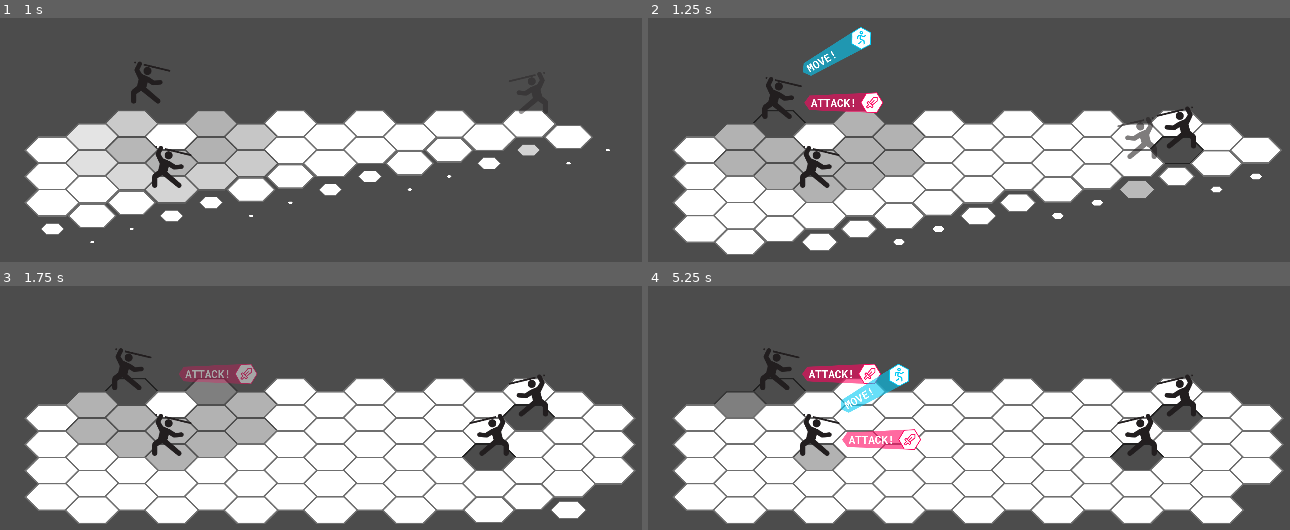
Above: before the commit, frames 1-4 (two rows, left to right).
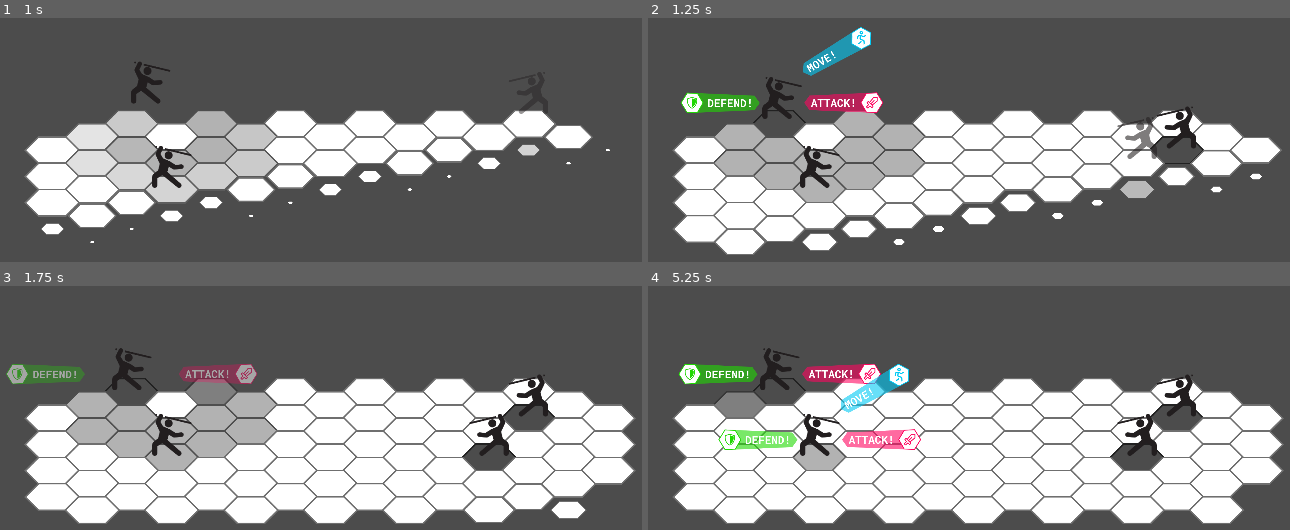
Above: after the commit, the same moments.

Repository: eduregis/hexachronos
Game: Godot game, scene res://View/Scenes/Scene1.tscn
The game is run twice, just before and just after one commit, with the same random seed, the same clock (stepped at 60 frames per second) and the same inputs.
Inputs (mouse positions are in pixels of both pictures, inside the frame that each line leads up to):
- Up to frame 1 (1 s): tap Enter (ui_accept) at 0.5, 0.77 s; move the mouse to (134, 122) at 0.52 s; hold Right (ui_right) from 0.53 s (still down); click (134, 122) at 0.67 s
- Up to frame 2 (1.25 s): keep holding Right (ui_right)
- Up to frame 3 (1.75 s): move the mouse to (211, 390) at 1.27 s; release Right (ui_right) at 1.28 s; click (211, 390) at 1.42 s; tap Enter (ui_accept) at 1.52 s
- Up to frame 4 (5.25 s): move the mouse to (936, 390) at 2.02 s; hold Right (ui_right) 2.03-3.53 s; click (936, 390) at 2.17 s; tap Enter (ui_accept) at 2.75, 3.02, 3.5, 3.77, 4.25, 4.52, 5 s; move the mouse to (1020, 390) at 2.77 s; click (1020, 390) at 2.92 s; move the mouse to (1097, 390) at 3.52 s; click (1097, 390) at 3.67 s; move the mouse to (1174, 390) at 4.27 s; click (1174, 390) at 4.42 s; move the mouse to (737, 405) at 5.02 s; click (737, 405) at 5.17 s

Frame 1 is identical in both runs. In frame 2, 0.8% of the frame differs, in the area x 5-18%, y 30-39%; in frame 3, 0.8%; in frame 4, 1.5%, in the area x 4-24%, y 31-68%.

Commit message:
defend mode

Diff:
--- a/Controller/Components/BasicCharacter.gd
+++ b/Controller/Components/BasicCharacter.gd
@@ -4,6 +4,8 @@
 var move_btn_clicked = preload("res://Assets/MenuButtons/move_btn_clicked.png")
 var attack_btn = preload("res://Assets/MenuButtons/attack_btn.png")
 var attack_btn_clicked = preload("res://Assets/MenuButtons/attack_btn_clicked.png")
+var defend_btn = preload("res://Assets/MenuButtons/defend_btn.png")
+var defend_btn_clicked = preload("res://Assets/MenuButtons/defend_btn_clicked.png")
 
 # control variables
 export var index = Vector2.ZERO
@@ -33,23 +35,27 @@
 signal char_attack_to
 signal move
 signal attack
+signal defend
 signal defeated
 signal pass_stage
 
 var damage_text_position
 var move_btn_position
 var attack_btn_position
+var defend_btn_position
 
 func _ready():
 	set_stats()
 	$RichTextLabel.modulate = Color(1,1,1,0)
 	$Sprite.modulate = Color(1,1,1,0)
+	$Menu.visible = false
 	scale = Vector2(0.7, 0.7)
 	if team == "foe":
 		$Sprite.flip_h = true
 	damage_text_position = $RichTextLabel.rect_position
 	move_btn_position = $Menu/MoveButton.position
 	attack_btn_position = $Menu/AttackButton.position
+	defend_btn_position = $Menu/DefendButton.position
 	var tween = get_node("Tween")
 	yield(get_tree().create_timer((index.x + index.y) * 0.1), "timeout")
 	tween.interpolate_property(
@@ -88,11 +94,15 @@
 	print("evasion: ", evasion)
 	print("")
 
+func remove_buffs():
+	defense = int(vitality + (agility/2))
+
 func show_menu(move_button):
 	if team == "ally":
 		$Menu.visible = true
 		$Menu/MoveButton.modulate = Color(1, 1, 1, 0)
 		$Menu/AttackButton.visible = true
+		$Menu/DefendButton.visible = true
 
 		var tween = get_node("Tween")
 		if move_button:
@@ -121,6 +131,16 @@
 			$Menu/AttackButton, "position:x", xAttackPosition + 112 , xAttackPosition, 0.1,
 			Tween.TRANS_LINEAR, Tween.EASE_IN
 		)
+		tween.interpolate_property(
+			$Menu/DefendButton, "modulate", Color(1, 1, 1, 0) , Color(1, 1, 1, 1), 0.1,
+			Tween.TRANS_LINEAR, Tween.TRANS_LINEAR
+		)
+		$Menu/DefendButton.modulate = Color(1, 1, 1, 0)
+		var xDefendPosition = $Menu/DefendButton.position.x
+		tween.interpolate_property(
+			$Menu/DefendButton, "position:x", xDefendPosition - 112 , xDefendPosition, 0.1,
+			Tween.TRANS_LINEAR, Tween.EASE_IN
+		)
 		tween.start()
 	else:
 		emit_signal("pass_stage")
@@ -130,6 +150,7 @@
 	var yMovePosition = $Menu/MoveButton.position.y
 	var xMovePosition = $Menu/MoveButton.position.x
 	var attackPosition = $Menu/AttackButton.position
+	var defendPosition = $Menu/DefendButton.position
 	if $Menu/MoveButton.modulate == Color(1, 1, 1, 1):
 		$MenuTween.interpolate_property(
 			$Menu/MoveButton, "modulate", Color(1, 1, 1, 1) , Color(1, 1, 1, 0), 0.1,
@@ -149,6 +170,14 @@
 	)
 	$MenuTween.interpolate_property(
 		$Menu/AttackButton, "position:x", attackPosition.x, attackPosition.x + 112, 0.1,
+		Tween.TRANS_LINEAR, Tween.EASE_IN
+	)
+	$MenuTween.interpolate_property(
+		$Menu/DefendButton, "modulate", Color(1, 1, 1, 1) , Color(1, 1, 1, 0), 0.1,
+		Tween.TRANS_LINEAR, Tween.TRANS_LINEAR
+	)
+	$MenuTween.interpolate_property(
+		$Menu/DefendButton, "position:x", defendPosition.x, defendPosition.x - 112, 0.1,
 		Tween.TRANS_LINEAR, Tween.EASE_IN
 	)
 	$MenuTween.start()
@@ -213,11 +242,14 @@
 func _on_MenuTween_tween_all_completed():
 	$Menu/MoveButton.position = move_btn_position
 	$Menu/AttackButton.position = attack_btn_position
+	$Menu/DefendButton.position = defend_btn_position
 	$Menu.visible = false
 	$Menu/MoveButton.visible = false
 	$Menu/MoveButton/Sprite.texture = move_btn
 	$Menu/AttackButton.visible = false
 	$Menu/AttackButton/Sprite.texture = attack_btn
+	$Menu/DefendButton.visible = false
+	$Menu/DefendButton/Sprite.texture = defend_btn
 
 func _on_MoveButtonHitBox_input_event(viewport, event, shape_idx):
 	if  event is InputEventMouseButton and event.pressed and event.button_index == BUTTON_LEFT:
@@ -242,3 +274,16 @@
 
 func _on_AttackButtonHitBox_mouse_exited():
 	$Menu/AttackButton/Sprite.scale = Vector2(0.63, 0.63)
+
+func _on_DefendButtonHitBox_input_event(viewport, event, shape_idx):
+	if  event is InputEventMouseButton and event.pressed and event.button_index == BUTTON_LEFT:
+		$Menu/DefendButton/Sprite.texture = defend_btn_clicked
+		defense = defense * 1.5
+		dismiss_menu()
+		emit_signal("defend")
+
+func _on_DefendButtonHitBox_mouse_entered():
+	$Menu/DefendButton/Sprite.scale = Vector2(0.67, 0.67)
+
+func _on_DefendButtonHitBox_mouse_exited():
+	$Menu/DefendButton/Sprite.scale = Vector2(0.63, 0.63)
--- a/Controller/Scenes/BasicScene.gd
+++ b/Controller/Scenes/BasicScene.gd
@@ -120,6 +120,7 @@
 	else:
 		turn_stage = "menu"
 		yield(get_tree().create_timer(1.0), "timeout")
+		characters[turn_order_index].remove_buffs()
 		characters[turn_order_index].show_menu(true)
 
 func command_character_to(tile_index, tile_position):
@@ -244,6 +245,7 @@
 				character.connect("defeated", self, "character_defeated")
 				character.connect("move", self, "menu_to_move")
 				character.connect("attack", self, "menu_to_attack")
+				character.connect("defend", self, "next_turn")
 				character.connect("pass_stage", self, "next_turn_stage")
 				characters.append(character)
 				self.add_child(character)
--- a/View/Components/Character.tscn
+++ b/View/Components/Character.tscn
@@ -1,10 +1,11 @@
-[gd_scene load_steps=7 format=2]
+[gd_scene load_steps=8 format=2]
 
 [ext_resource path="res://Assets/char.png" type="Texture" id=1]
 [ext_resource path="res://Controller/Components/Character.gd" type="Script" id=2]
 [ext_resource path="res://Fonts/GaramondPremrPro-Smbd.otf" type="DynamicFontData" id=3]
 [ext_resource path="res://Assets/MenuButtons/attack_btn.png" type="Texture" id=4]
 [ext_resource path="res://Assets/MenuButtons/move_btn.png" type="Texture" id=5]
+[ext_resource path="res://Assets/MenuButtons/defend_btn.png" type="Texture" id=6]
 
 [sub_resource type="DynamicFont" id=1]
 size = 28
@@ -37,7 +38,6 @@
 [node name="Tween" type="Tween" parent="."]
 
 [node name="Menu" type="Node2D" parent="."]
-visible = false
 z_index = 99
 
 [node name="MoveButton" type="Node2D" parent="Menu"]
@@ -71,6 +71,19 @@
 [node name="HitBox" type="CollisionPolygon2D" parent="Menu/AttackButton/AttackButtonHitBox"]
 polygon = PoolVector2Array( 75.4473, -23.9707, 90.2797, -0.530045, 75.7121, 22.6457, -77.6979, 16.2228, -89.8955, -0.394218, -77.3444, -17.0112 )
 
+[node name="DefendButton" type="Node2D" parent="Menu"]
+position = Vector2( -141.128, -40.694 )
+
+[node name="Sprite" type="Sprite" parent="Menu/DefendButton"]
+scale = Vector2( 0.63, 0.63 )
+texture = ExtResource( 6 )
+
+[node name="DefendButtonHitBox" type="StaticBody2D" parent="Menu/DefendButton"]
+input_pickable = true
+
+[node name="HitBox" type="CollisionPolygon2D" parent="Menu/DefendButton/DefendButtonHitBox"]
+polygon = PoolVector2Array( 78.1831, -16.9344, 90.287, -0.465065, 78.9768, 16.5995, -75.9932, 23.1475, -90.6767, -0.861916, -75.5964, -24.2761 )
+
 [node name="MenuTween" type="Tween" parent="."]
 [connection signal="tween_completed" from="Tween" to="." method="_on_Tween_tween_completed"]
 [connection signal="input_event" from="Menu/MoveButton/MoveButtonHitBox" to="." method="_on_MoveButtonHitBox_input_event"]
@@ -79,4 +92,7 @@
 [connection signal="input_event" from="Menu/AttackButton/AttackButtonHitBox" to="." method="_on_AttackButtonHitBox_input_event"]
 [connection signal="mouse_entered" from="Menu/AttackButton/AttackButtonHitBox" to="." method="_on_AttackButtonHitBox_mouse_entered"]
 [connection signal="mouse_exited" from="Menu/AttackButton/AttackButtonHitBox" to="." method="_on_AttackButtonHitBox_mouse_exited"]
+[connection signal="input_event" from="Menu/DefendButton/DefendButtonHitBox" to="." method="_on_DefendButtonHitBox_input_event"]
+[connection signal="mouse_entered" from="Menu/DefendButton/DefendButtonHitBox" to="." method="_on_DefendButtonHitBox_mouse_entered"]
+[connection signal="mouse_exited" from="Menu/DefendButton/DefendButtonHitBox" to="." method="_on_DefendButtonHitBox_mouse_exited"]
 [connection signal="tween_all_completed" from="MenuTween" to="." method="_on_MenuTween_tween_all_completed"]
